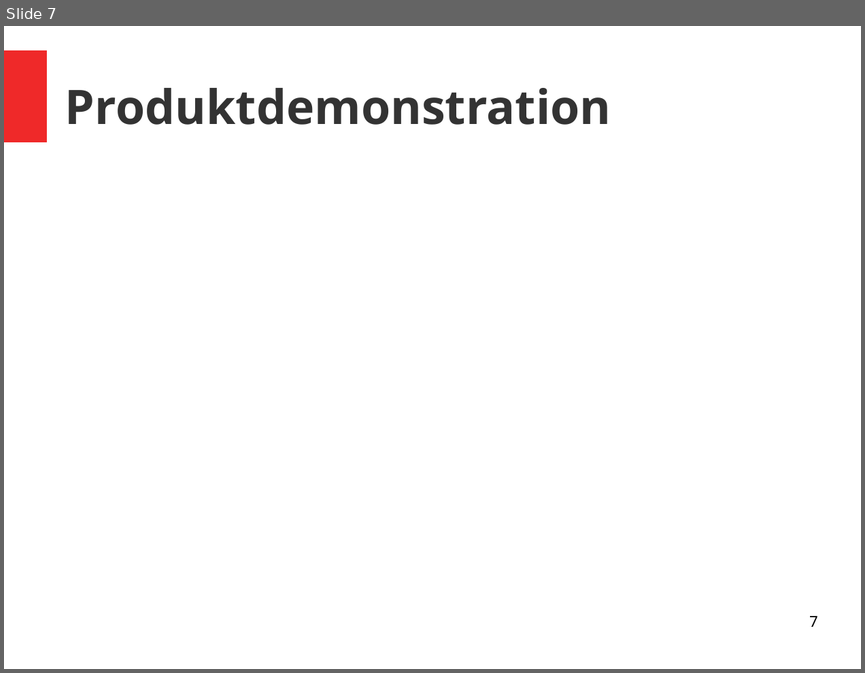
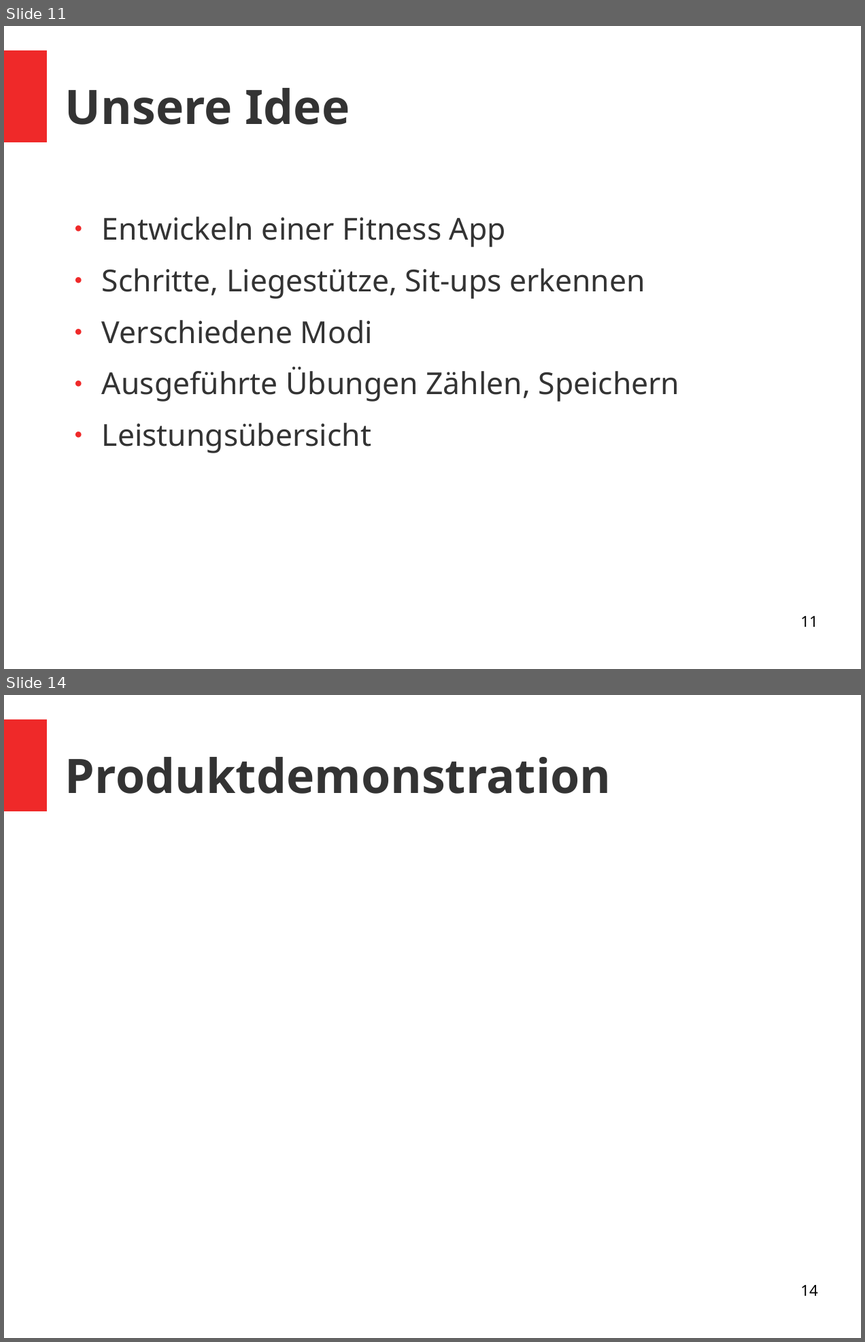
Before and after one commit to vlle1/dokumente-earablesKIT, a slide deck: Abschlusspräsi/Abschlusspräsi.odp. Shown one above the other, each under a label of ours: slide 7 before the commit, slides 11 and 14 after it; the slides between them are not shown. The pictures are 865x673 and 865x1342 pixels, drawn with LibreOffice and Linux fonts; fonts in the diff are those of the drawing. Boxes give left, top, right and bottom in pixels: in the first picture for what was removed or moved away, otherwise in the second. Text is boxed around its words. In the diff, an @@ line names an element or a change of style, - is before the commit and + after.

```diff
--- a/Abschlusspräsi/Abschlusspräsi.odp
+++ b/Abschlusspräsi/Abschlusspräsi.odp
@@ slide 11 added at [4,26,861,669], background #FFFFFF; not listed: 1 template element that a slide beside it also shows @@
@@ title added at [65,88,349,125], 44 pt, text #333333, bold @@
+Unsere Idee
@@ text added at [102,216,680,453], 28 pt, text #333333 @@
+● Entwickeln einer Fitness App
+● Schritte, Liegestütze, Sit-ups erkennen
+● Verschiedene Modi
+● Ausgeführte Übungen Zählen, Speichern
+● Leistungsübersicht
@@ page number added at [800,616,817,626], 14 pt, text #000000 @@
+11
@@ what was slide 7 is now slide 14 @@
@@ page number at [800,1285,817,1295]: text changed @@
-7
+14
```
Also in this commit, not shown: 7 slides changed, 12 other slides added, 2 slides removed, 7 other files.
